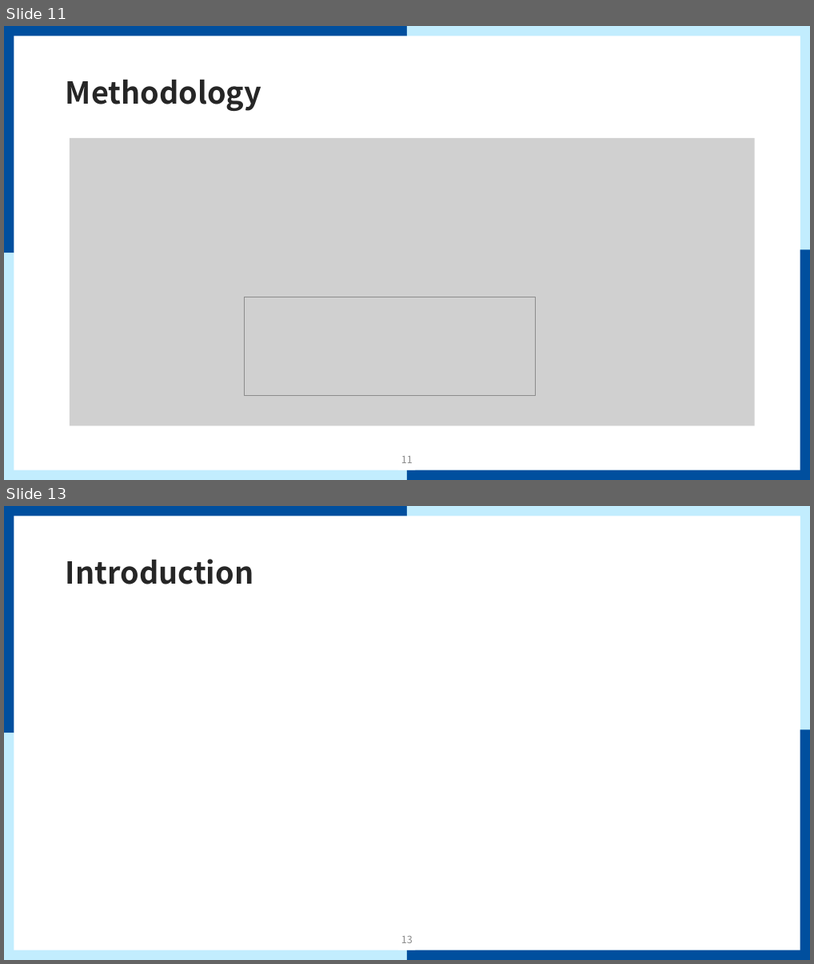
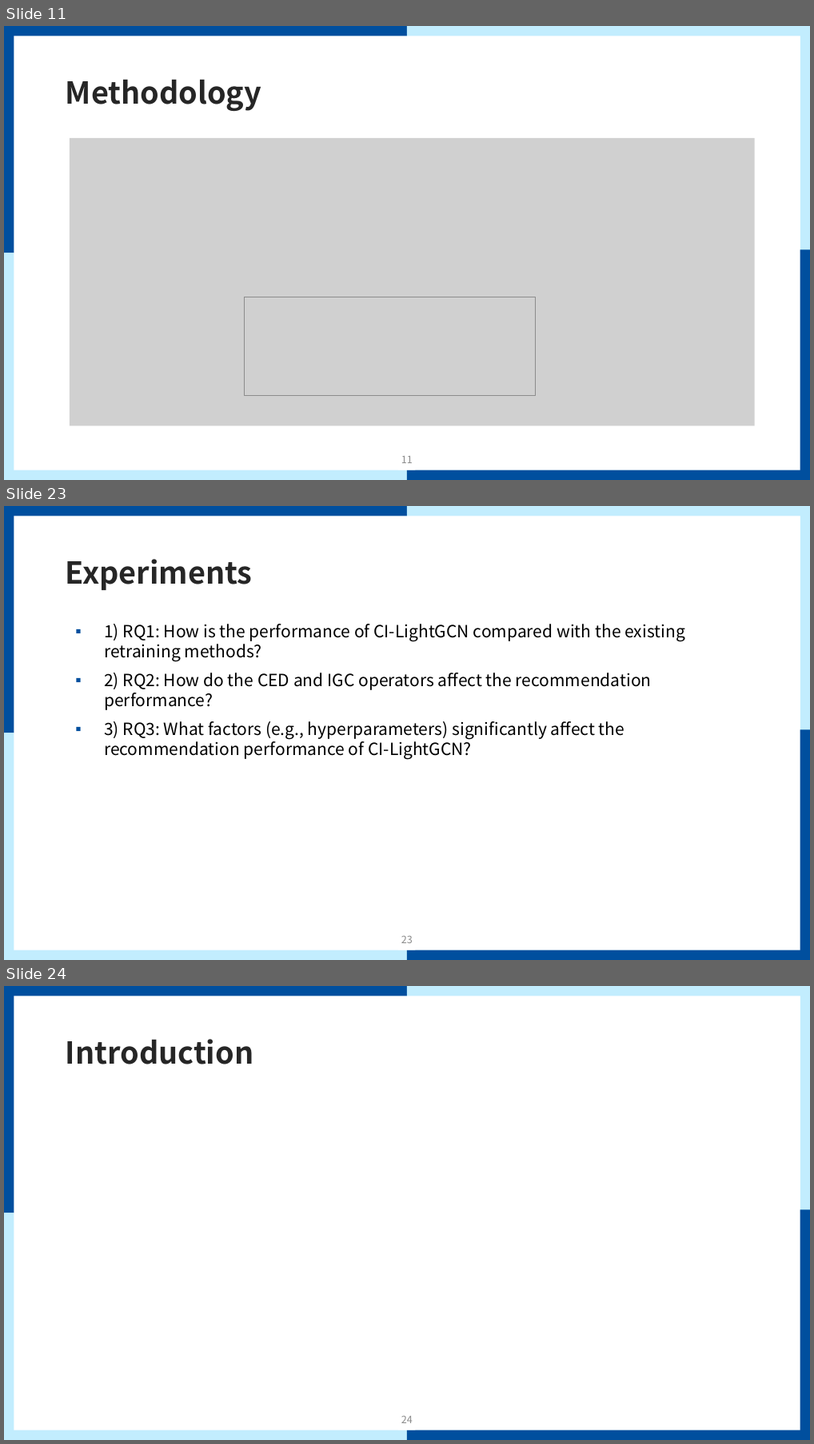
Before and after one commit to mmvv11/GraduateStudies, a slide deck: papers/review/Causal Incremental Graph Convolution for review.pptx. Shown one above the other, each under a label of ours: slides 11 and 13 before the commit, slides 11, 23 and 24 after it; the slides between them are not shown. The pictures are 814x964 and 814x1444 pixels, drawn with LibreOffice and Linux fonts; fonts in the diff are those of the drawing; grey boxes stand for pictures; background and template pictures are left out. Boxes give left, top, right and bottom in pixels: in the first picture for what was removed or moved away, otherwise in the second. Text is boxed around its words. In the diff, an @@ line names an element or a change of style, - is before the commit and + after.

```diff
--- a/papers/review/Causal Incremental Graph Convolution for review.pptx
+++ b/papers/review/Causal Incremental Graph Convolution for review.pptx
@@ slide 23 added at <box>4,506,810,960</box>, background #FFFFFF; not listed: 9 template elements that a slide beside it also shows @@
@@ title added at <box>66,559,253,590</box>, 36 pt, text #262626, bold @@
+Experiments
@@ text added at <box>104,624,685,759</box>, 20 pt, text #000000 @@
+▪ 1) RQ1: How is the performance of CI-LightGCN compared with the existing retraining methods?
+▪ 2) RQ2: How do the CED and IGC operators affect the recommendation performance?
+▪ 3) RQ3: What factors (e.g., hyperparameters) significantly affect the recommendation performance of CI-LightGCN?
@@ page number added at <box>402,936,413,943</box>, 12 pt, text #8C8C8C @@
+23
@@ what was slide 13 is now slide 24 @@
@@ page number at <box>402,1416,413,1423</box>: text changed @@
-13
+24
```
Also in this commit, not shown: 1 slide changed, 12 other slides added, 2 slides removed.
